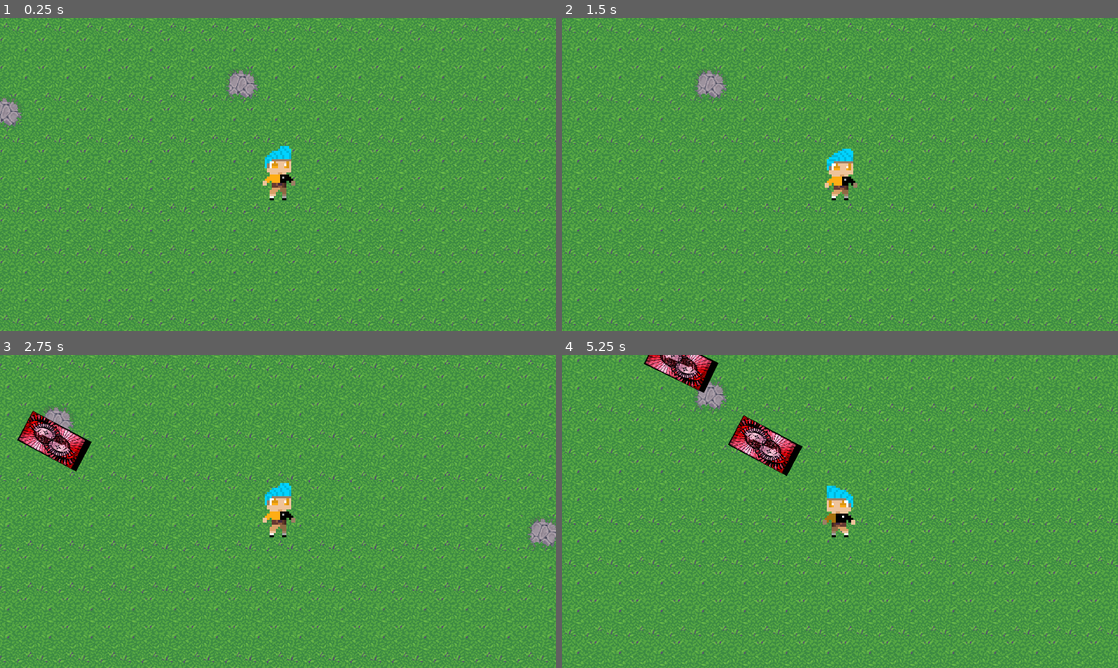
Above: before the commit, frames 1-4 (two rows, left to right).
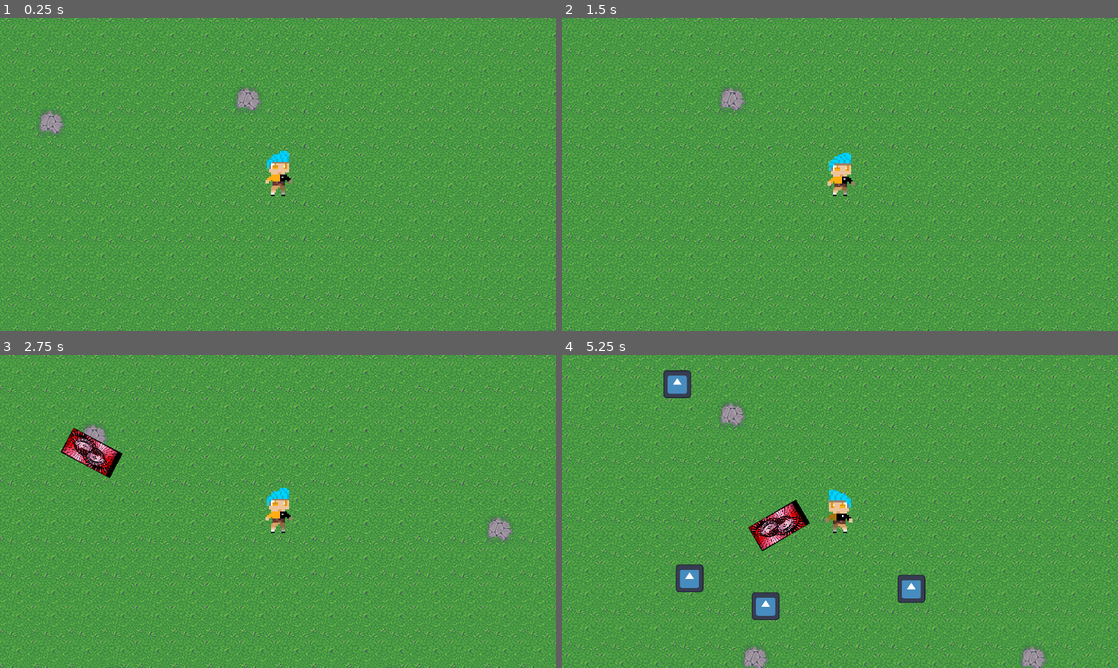
Above: after the commit, the same moments.

Repository: FastestDan/FD_In_VampSurv
Game: Godot game, scene res://Levels/test_place.tscn
The game is run twice, just before and just after one commit, with the same random seed, the same clock (stepped at 60 frames per second) and the same inputs. The engine's default icon, where the game draws it, is replaced by a stand-in: a white triangle on a blue panel in a dark square. Sound files missing from this copy of the repository are replaced by a short silence.
Inputs (mouse positions are in pixels of both pictures, inside the frame that each line leads up to):
- Up to frame 1 (0.25 s): no input
- Up to frame 2 (1.5 s): tap Enter at 0.5 s; move the mouse to (962, 158) at 0.52 s; hold D (go_right) 0.53-1.25 s; tap O at 0.6 s; click (962, 158) at 0.67 s; drag from (728, 190) to (840, 174) at 1.27 s
- Up to frame 3 (2.75 s): move the mouse to (333, 442) at 2.02 s; hold D (go_right) from 2.03 s (still down); tap Shift at 2.1 s
- Up to frame 4 (5.25 s): release D (go_right) at 2.75 s; drag from (812, 574) to (673, 464) at 2.77 s; move the mouse to (1006, 558) at 3.52 s; hold A (go_left) 3.53-4.25 s; tap O at 3.6 s; drag from (673, 464) to (795, 445) at 4.27 s; move the mouse to (867, 511) at 5.02 s; hold S (go_down) from 5.03 s (still down); tap Shift at 5.1 s; click (867, 511) at 5.17 s

The runs differ from the first frame. In frame 1, 33% of the frame differs, in the area x 0-100%, y 0-100%; in frame 2, 33%; in frame 3, 35%; in frame 4, 36%.

Commit message:
Some spear adjustments
Now it can slowly appear

Diff:
--- a/Entities/Characters/player.gd
+++ b/Entities/Characters/player.gd
@@ -14,6 +14,9 @@
 var spear_speed = 1.5
 var spear_level = 1
 
+var prev_direction = Vector2.ZERO
+var curr_direction = Vector2.RIGHT
+
 var enemy_near = []
 
 
@@ -21,7 +24,9 @@
 	movement()
 
 func movement():
+	prev_direction = curr_direction
 	var vec = Input.get_vector("go_left", "go_right", "go_up", "go_down")
+	curr_direction = vec
 	velocity = vec.normalized() * SPEED
 	#if velocity.length() > 0:
 		#$AnimatedSprite2D.play()
@@ -46,7 +51,7 @@
 		if speartimer.is_stopped():
 			speartimer.start()
 
-func _on_hurt_box_hurt(damage: Variant) -> void:
+func _on_hurt_box_hurt(damage, _angle, _knockback) -> void:
 	hp -= damage
 	print(hp)
 
@@ -73,7 +78,7 @@
 	if enemy_near.size() > 0:
 		return enemy_near.pick_random().global_position
 	else:
-		return Vector2.UP
+		return curr_direction
 
 
 func _on_teki_detector_body_entered(body: Node2D) -> void:
--- a/Entities/Characters/player.tscn
+++ b/Entities/Characters/player.tscn
@@ -121,7 +121,7 @@
 size = Vector2(8, 16)
 
 [sub_resource type="CircleShape2D" id="CircleShape2D_yoyrg"]
-radius = 72.5336
+radius = 177.6
 
 [node name="Player" type="CharacterBody2D" groups=["player"]]
 scale = Vector2(2.5, 2.5)
@@ -142,7 +142,7 @@
 shape = SubResource("RectangleShape2D_t6wfi")
 
 [node name="Camera2D" type="Camera2D" parent="."]
-zoom = Vector2(3, 3)
+zoom = Vector2(2.5, 2.5)
 
 [node name="Attacks" type="Node2D" parent="."]
 
--- a/Entities/Weapons/spear.gd
+++ b/Entities/Weapons/spear.gd
@@ -5,7 +5,7 @@
 var hp = 1
 var speed = 150
 var damage = 5
-var knock = 100
+var knockback = 100
 var size = 1.0
 
 var target = Vector2.ZERO
@@ -21,8 +21,12 @@
 			hp = 1
 			speed = 150
 			damage = 5
-			knock = 100
+			knockback = 100
 			size = 1.0
+
+	var tween = create_tween()
+	tween.tween_property(self, "scale", Vector2(1, 1) * size, 1).set_trans(Tween.TRANS_QUINT).set_ease(Tween.EASE_OUT)
+	tween.play()
 
 func _physics_process(delta: float) -> void:
 	position += angle*speed*delta
--- a/Entities/Weapons/spear.tscn
+++ b/Entities/Weapons/spear.tscn
@@ -1,13 +1,15 @@
-[gd_scene load_steps=4 format=3 uid="uid://begqxbm48yk23"]
+[gd_scene load_steps=5 format=3 uid="uid://begqxbm48yk23"]
 
 [ext_resource type="Script" uid="uid://n77gkqm4ds1e" path="res://Entities/Weapons/spear.gd" id="1_1fboy"]
 [ext_resource type="Texture2D" uid="uid://cx0dk0arqm4tp" path="res://Graphics/Weapons/SPEAR_TEST.png" id="1_igx6i"]
+[ext_resource type="AudioStream" uid="uid://dhodv5eijh8nb" path="res://Audio/SOUND_TEST.wav" id="3_28uxw"]
 
 [sub_resource type="RectangleShape2D" id="RectangleShape2D_1fboy"]
 size = Vector2(41.0122, 78.4888)
 
 [node name="Spear" type="Area2D" groups=["attack"]]
 top_level = true
+scale = Vector2(0.1, 0.1)
 collision_layer = 4
 collision_mask = 0
 script = ExtResource("1_1fboy")
@@ -30,5 +32,9 @@
 autostart = true
 
 [node name="Sound" type="AudioStreamPlayer" parent="."]
+stream = ExtResource("3_28uxw")
+volume_db = -5.0
+pitch_scale = 1.5
+autoplay = true
 
 [connection signal="timeout" from="Timer" to="." method="_on_timer_timeout"]
--- a/Levels/test_place.tscn
+++ b/Levels/test_place.tscn
@@ -1615,8 +1615,8 @@
 time_start = 0
 time_end = 30
 enemy = ExtResource("6_4lwi8")
-enemy_num = 2
-enemy_spawn_delay = 5
+enemy_num = 5
+enemy_spawn_delay = 2
 metadata/_custom_type_script = "uid://bm37djycivhqo"
 
 [node name="TEST_PLACE" type="Node"]
--- a/Utility/enemy_spawner.gd
+++ b/Utility/enemy_spawner.gd
@@ -28,7 +28,7 @@
 					counter += 1
 
 func get_random_position():
-	var vpr = get_viewport_rect().size * randf_range(1.1, 1.4)
+	var vpr = (get_viewport_rect().size / 3) * randf_range(1.1, 1.4)
 	var top_left = Vector2(player.global_position.x - vpr.x / 2, player.global_position.y - vpr.y / 2)
 	var top_right = Vector2(player.global_position.x + vpr.x / 2, player.global_position.y - vpr.y / 2)
 	var bottom_left = Vector2(player.global_position.x - vpr.x / 2, player.global_position.y + vpr.y / 2)
--- a/hurt_box.gd
+++ b/hurt_box.gd
@@ -6,7 +6,7 @@
 @onready var collision = $CollisionShape2D
 @onready var disableTimer = $DisableTimer
 
-signal hurt(damage)
+signal hurt(damage, angle, knockback)
 
 
 
@@ -23,7 +23,16 @@
 					if area.has_method("disable"):
 						area.disable()
 			var damage = area.damage
-			emit_signal("hurt", damage)
+			var angle = Vector2.ZERO
+			var knockback = 1
+
+			if not area.get("angle") == null:
+				angle = area.angle
+
+			if not area.get("knockback") == null:
+				knockback = area.knockback
+
+			emit_signal("hurt", damage, angle, knockback)
 			if area.has_method("enemy_hit"):
 				area.enemy_hit(1)
 
--- a/project.godot
+++ b/project.godot
@@ -11,7 +11,7 @@
 [application]
 
 config/name="FD_In_VampSurv"
-config/version="0.02"
+config/version="0.03"
 run/main_scene="uid://6ab4j70jc882"
 config/features=PackedStringArray("4.4", "Forward Plus")
 config/icon="res://Graphics/icon.svg"
Not shown, added: Audio/SOUND_TEST.wav.import
Not shown, added: Audio/SOUND_TEST.wav
